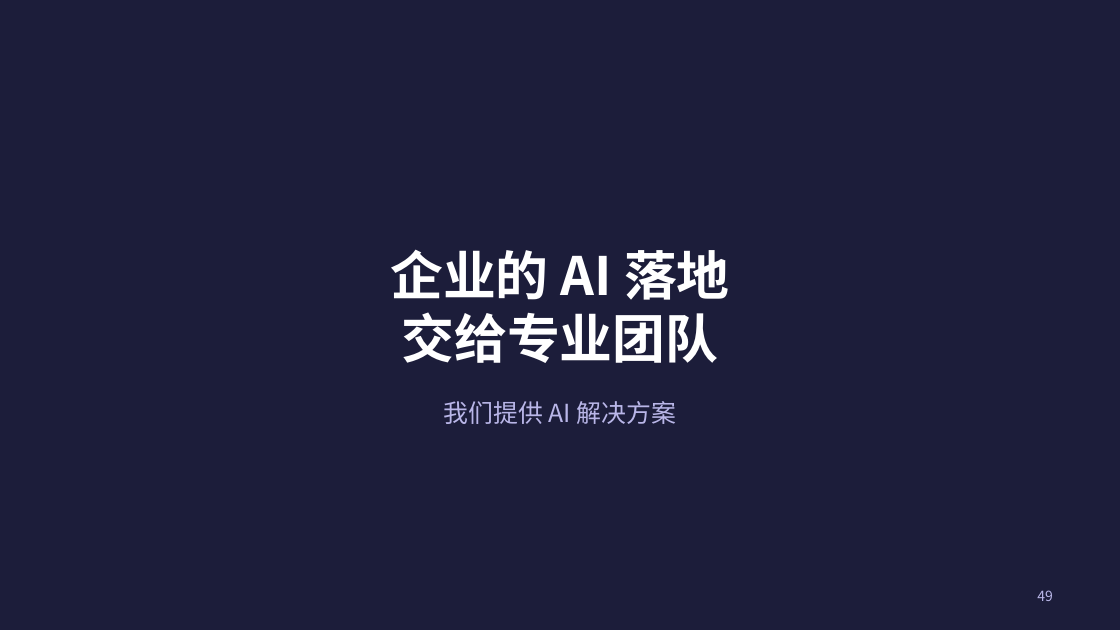
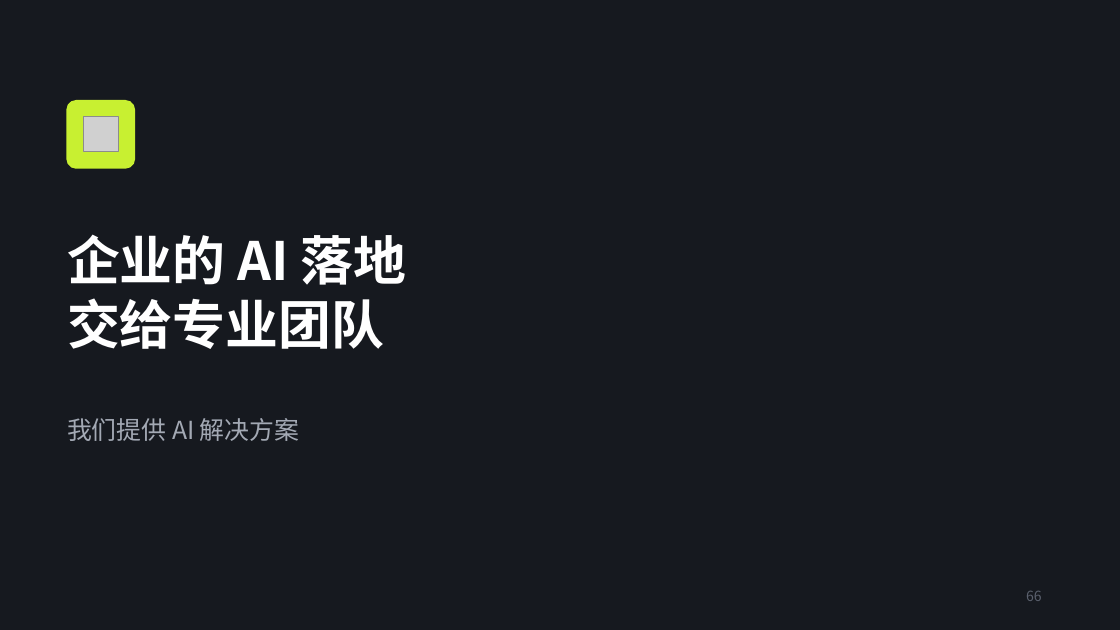
Before and after one commit to freyhuang-11/thinknova-memory, a slide deck: slide 66 of courses/小生意实用课/AI实用课_Codex提效.pptx (slide 49 before the commit). Drawn at 1120x630 pixels with LibreOffice and Linux fonts; fonts in the diff are those of the drawing; grey boxes stand for pictures. Boxes give left, top, right and bottom in pixels: in the first picture for what was removed or moved away, otherwise in the second. Text is boxed around its words. In the diff, an @@ line names an element or a change of style, - is before the commit and + after.

```diff
--- a/courses/小生意实用课/AI实用课_Codex提效.pptx
+++ b/courses/小生意实用课/AI实用课_Codex提效.pptx
@@ background #1C1D3A to #16191F @@
@@ rounded rectangle added at (67, 101, 134, 168), fill #C8F031, outline #C8F031 1 pt @@
@@ picture added at (83, 116, 118, 151) @@
@@ text "企业的 AI 落地": place and size @@
-text "企业的 AI 落地" at (390, 249, 730, 363)
+text "企业的 AI 落地" at (67, 234, 407, 349)
@@ text "企业的 AI 落地" at (67, 234, 407, 349): alignment centre to left; vertical alignment bottom to middle @@
@@ text "我们提供 AI 解决方案": place and size @@
-text "我们提供 AI 解决方案" at (444, 401, 676, 424)
+text "我们提供 AI 解决方案" at (67, 418, 299, 441)
@@ text "我们提供 AI 解决方案" at (67, 418, 299, 441): text colour #B9B6E8 to #A3A9B4; alignment centre to left; less space between paragraphs @@
@@ page number added at (1026, 591, 1042, 601), 9 pt, text #5B616E @@
+66
@@ page number removed at (1037, 590, 1053, 601) @@
-49
```
Also in this commit, not shown: 43 other slides changed, 24 slides added, 7 slides removed, 3 other files.
